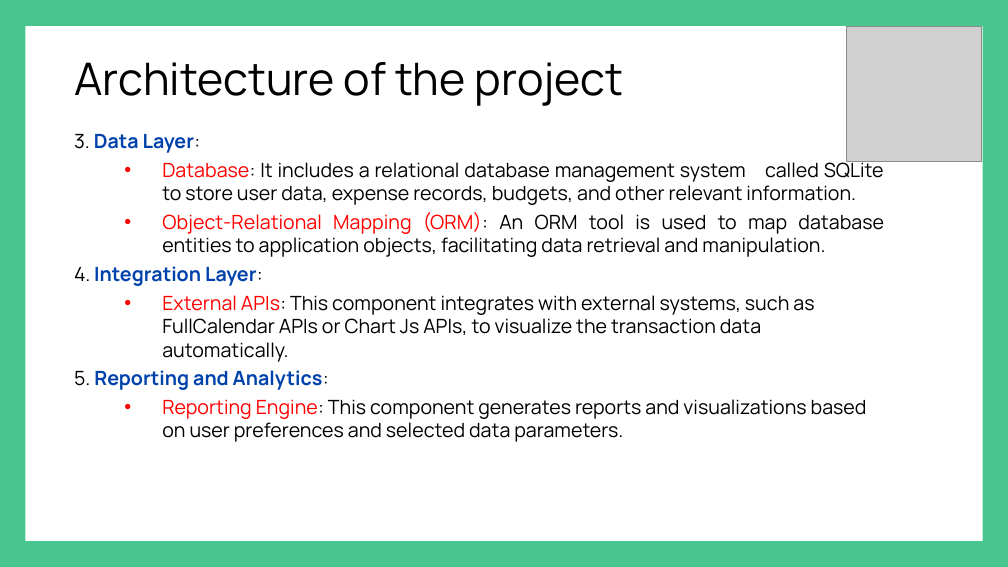
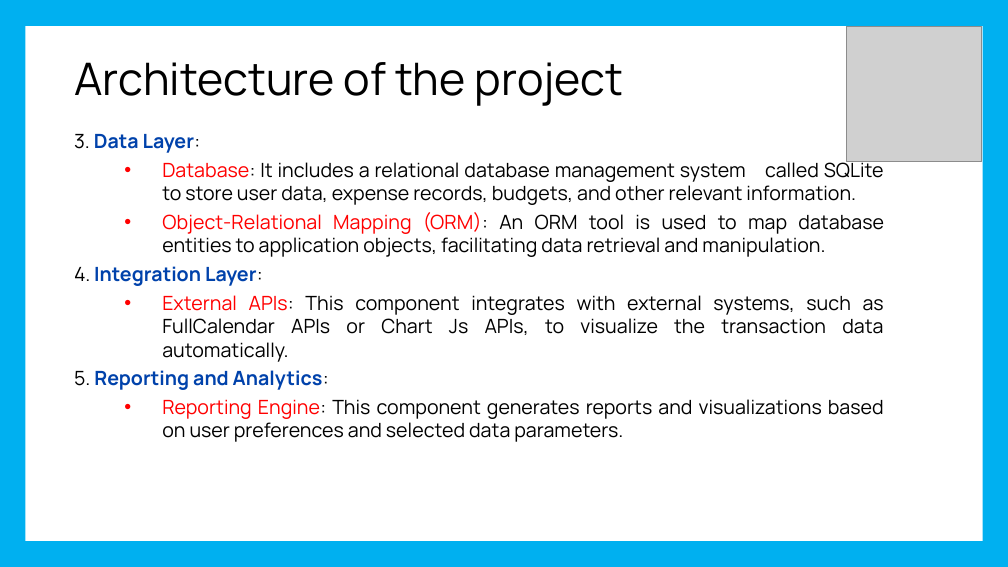
Before and after one commit to nithin200051/ExpenseManager, a slide deck: slide 6 of ExpenseManager-main/Project Presentation/Expense PPT.pptx. Drawn at 1008x567 pixels with LibreOffice and Linux fonts; fonts in the diff are those of the drawing; grey boxes stand for pictures. Boxes give left, top, right and bottom in pixels: in the first picture for what was removed or moved away, otherwise in the second. Text is boxed around its words. In the diff, an @@ line names an element or a change of style, - is before the commit and + after.

```diff
--- a/ExpenseManager-main/Project Presentation/Expense PPT.pptx
+++ b/ExpenseManager-main/Project Presentation/Expense PPT.pptx
@@ background #47C78F to #00B0F0 @@
@@ text at (74, 266, 884, 442): alignment left to justified @@
```
Also in this commit, not shown: 13 other slides changed.
